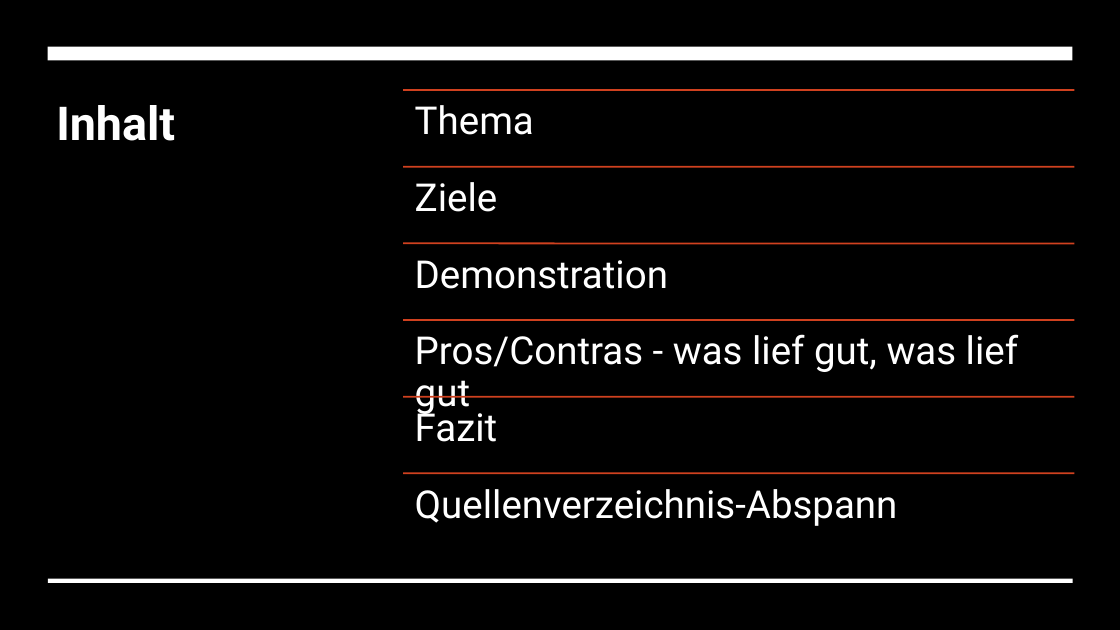
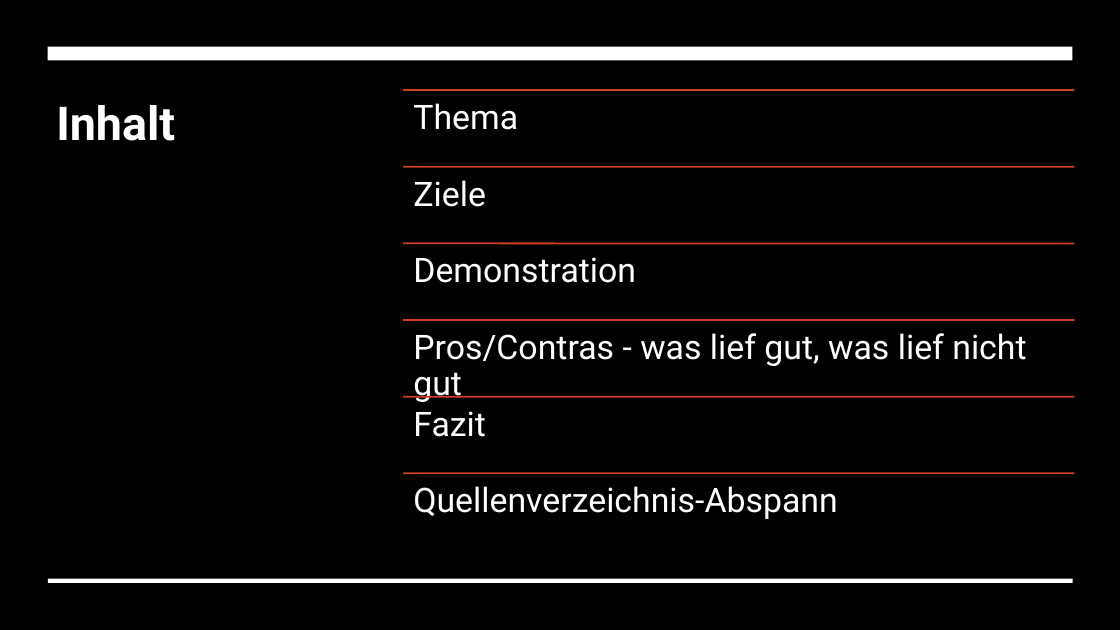
Before and after one commit to Anisa525/Abschlussprojekt_2026_API-1_durani_F1-App, a slide deck: slide 2 of Dokumente/Abschlussprojekt_2026_api-1_durani_f1-app.pptx. Drawn at 1120x630 pixels with LibreOffice and Linux fonts; fonts in the diff are those of the drawing. Boxes give left, top, right and bottom in pixels: in the first picture for what was removed or moved away, otherwise in the second. Text is boxed around its words. In the diff, an @@ line names an element or a change of style, - is before the commit and + after.

```diff
--- a/Dokumente/Abschlussprojekt_2026_api-1_durani_f1-app.pptx
+++ b/Dokumente/Abschlussprojekt_2026_api-1_durani_f1-app.pptx
@@ text at (413, 333, 1026, 402): text changed; size 33 to 29 pt @@
-Pros/Contras - was lief gut, was lief gut
+Pros/Contras - was lief gut, was lief nicht gut
@@ size 33 to 29 pt; less space between paragraphs in 5 elements at (413, 103, 518, 130), (413, 180, 486, 207), (413, 257, 636, 283), (413, 411, 486, 437), (413, 486, 837, 519) @@
```
Also in this commit, not shown: 5 other slides changed, 39 other files.
